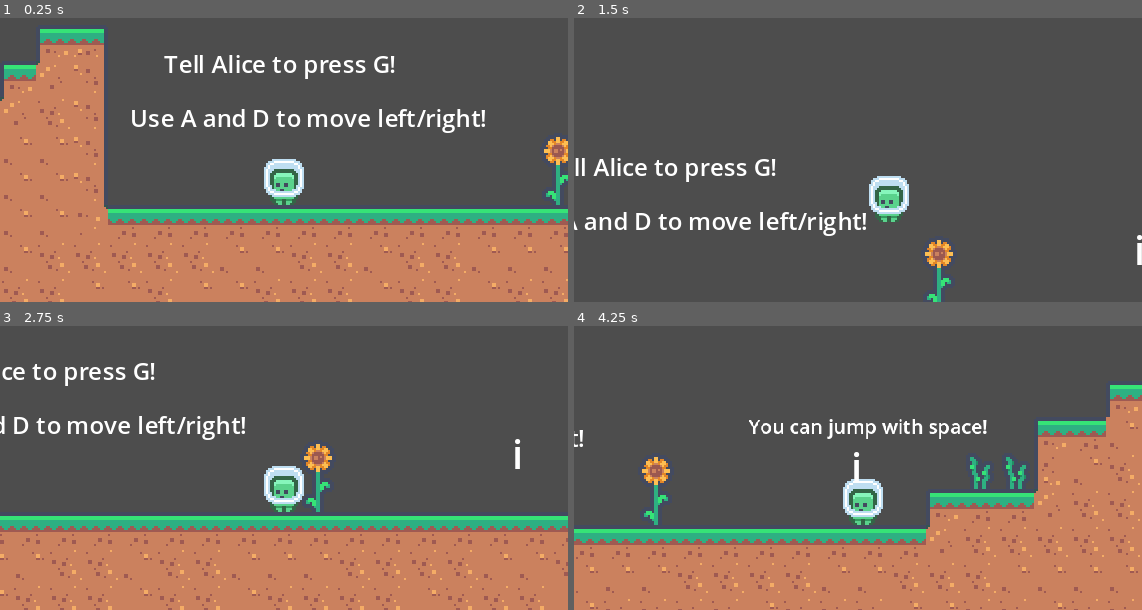
Above: before the commit, frames 1-4 (two rows, left to right).
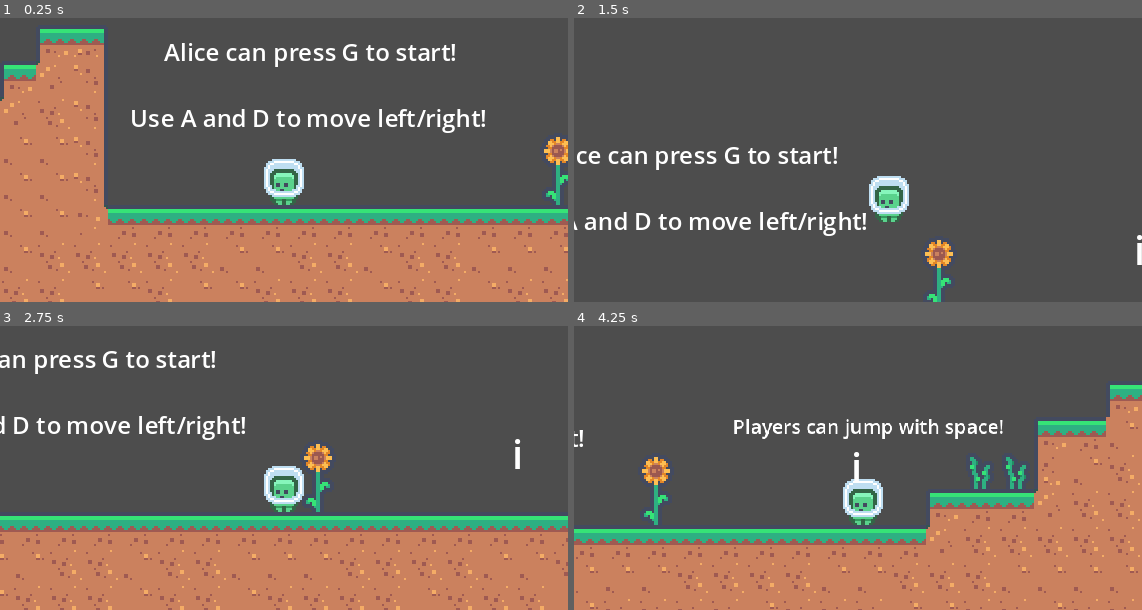
Above: after the commit, the same moments.

Repository: LeonMatthes/ggj25-info-bubble-platformer
Game: Godot game, scene res://levels/level1_Bob.tscn
Two runs of this game, one before a commit and one after it. Both use one fixed random seed, a clock stepped at 60 frames per second and the inputs below. This scene is started directly instead of the project's main scene.
Inputs:
- Up to frame 1 (0.25 s): no input
- Up to frame 2 (1.5 s): tap G at 0.5, 1.25, 1.35 s; hold E (player_dash_right) from 0.53 s (still down); tap C at 0.6 s; tap Up (player_jump) at 0.77 s
- Up to frame 3 (2.75 s): tap Up (player_jump) at 1.52 s; tap G at 2 s; release E (player_dash_right) at 2.03 s; hold Q (player_dash_left) from 2.03 s (still down); tap C at 2.1 s
- Up to frame 4 (4.25 s): tap G at 2.75, 2.85, 3.5 s; release Q (player_dash_left) at 2.78 s; hold E (player_dash_right) from 2.78 s (still down); tap Up (player_jump) at 3.02, 3.77 s; tap C at 3.6 s

The runs differ from the first frame. In frame 1, 2.1% of the frame differs, in the area x 28-81%, y 8-22%; in frame 2, 1.8%; in frame 3, 1.5%; in frame 4, 1.3%.

Commit message:
text updates

Diff:
--- a/levels/level1_Alice.tscn
+++ b/levels/level1_Alice.tscn
@@ -4,7 +4,7 @@
 [ext_resource type="PackedScene" uid="uid://dsnc6rw2c6g1h" path="res://levels/level1_base.tscn" id="2_h07m0"]
 
 [sub_resource type="RectangleShape2D" id="RectangleShape2D_nbmpd"]
-size = Vector2(17, 28)
+size = Vector2(16.5, 28)
 
 [sub_resource type="RectangleShape2D" id="RectangleShape2D_ad7y1"]
 size = Vector2(17, 28)
@@ -13,7 +13,7 @@
 
 [node name="Player1View" type="Node" parent="."]
 
-[node name="Info Icon" type="RichTextLabel" parent="Player1View"]
+[node name="DashInfo" type="RichTextLabel" parent="Player1View"]
 offset_left = 668.0
 offset_top = -20.0
 offset_right = 691.0
@@ -30,20 +30,23 @@
 position = Vector2(641, -23)
 
 [node name="CollisionShape2D" type="CollisionShape2D" parent="Player1View/DashText"]
-position = Vector2(29, 18)
+position = Vector2(29.75, 18)
 shape = SubResource("RectangleShape2D_nbmpd")
 
-[node name="DashText" type="RichTextLabel" parent="Player1View/DashText"]
-offset_left = -66.0
-offset_top = -9.0
-offset_right = 178.0
-offset_bottom = 29.0
+[node name="DashText2" type="Label" parent="Player1View/DashText"]
+anchors_preset = -1
+anchor_left = -0.0809859
+anchor_right = 0.0176056
+offset_left = -113.0
+offset_top = -19.0
+offset_right = 233.0
+offset_bottom = 30.0
 scale = Vector2(0.811709, 0.808988)
-theme_override_font_sizes/normal_font_size = 12
-text = "You can dash left/right in the air with Q/E!"
+text = "Players can dash in the air with Q/E!"
+horizontal_alignment = 1
 metadata/_edit_use_anchors_ = true
 
-[node name="Info Icon2" type="RichTextLabel" parent="Player1View"]
+[node name="JumpInfo" type="RichTextLabel" parent="Player1View"]
 offset_left = 322.0
 offset_top = 83.0
 offset_right = 345.0
@@ -64,13 +67,13 @@
 shape = SubResource("RectangleShape2D_ad7y1")
 
 [node name="JumpText" type="RichTextLabel" parent="Player1View/JumpText"]
-offset_left = -25.0
+offset_left = -27.0
 offset_top = -10.0
-offset_right = 219.0
+offset_right = 217.0
 offset_bottom = 28.0
 scale = Vector2(0.811709, 0.808988)
 theme_override_font_sizes/normal_font_size = 12
-text = "You can jump with W!"
+text = "Players can jump with W!"
 metadata/_edit_use_anchors_ = true
 
 [node name="Level1Base" parent="." instance=ExtResource("2_h07m0")]
--- a/levels/level1_Bob.tscn
+++ b/levels/level1_Bob.tscn
@@ -14,14 +14,14 @@
 
 [node name="P1StartText" type="RichTextLabel" parent="Player2View"]
 offset_left = 28.0
-offset_top = 47.0
+offset_top = 41.0
 offset_right = 629.0
-offset_bottom = 134.0
+offset_bottom = 128.0
 theme_override_font_sizes/bold_italics_font_size = 5
 theme_override_font_sizes/italics_font_size = 5
 theme_override_font_sizes/mono_font_size = 5
 theme_override_font_sizes/normal_font_size = 12
-text = "Tell Alice to press G!"
+text = "Alice can press G to start!"
 
 [node name="JumpInfo" type="RichTextLabel" parent="Player2View"]
 offset_left = 322.0
@@ -44,13 +44,13 @@
 shape = SubResource("RectangleShape2D_7q75x")
 
 [node name="JumpText" type="RichTextLabel" parent="Player2View/JumpText"]
-offset_left = -25.0
+offset_left = -33.0
 offset_top = -10.0
-offset_right = 219.0
+offset_right = 211.0
 offset_bottom = 28.0
 scale = Vector2(0.811709, 0.808988)
 theme_override_font_sizes/normal_font_size = 12
-text = "You can jump with space!"
+text = "Players can jump with space!"
 
 [node name="EndInfo" type="RichTextLabel" parent="Player2View"]
 offset_left = 1001.0
